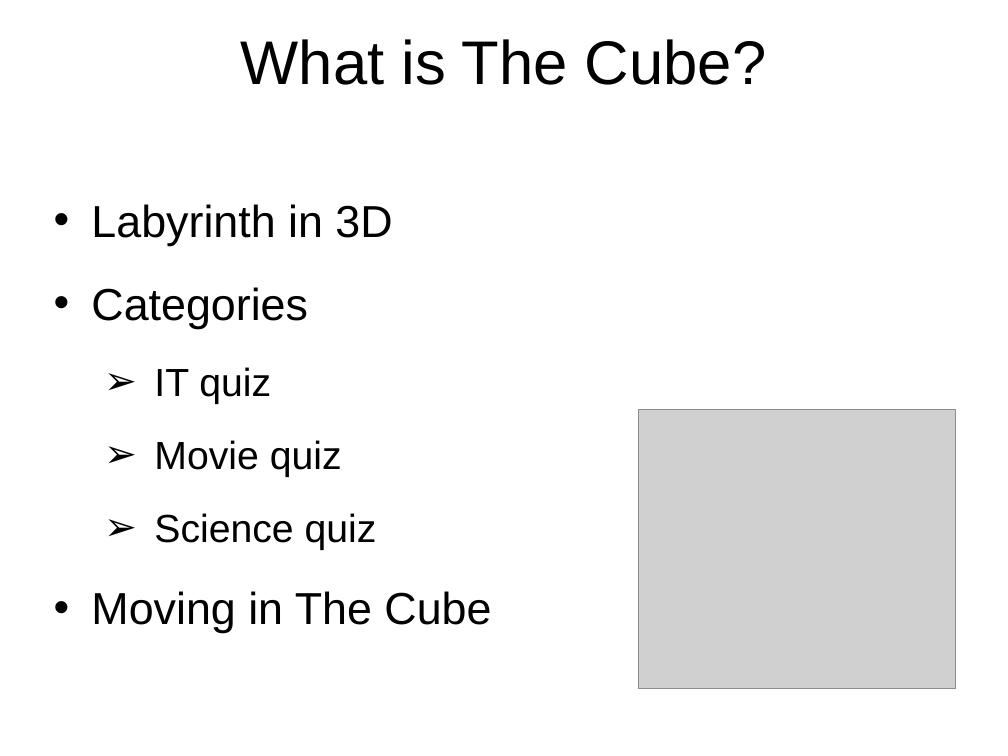
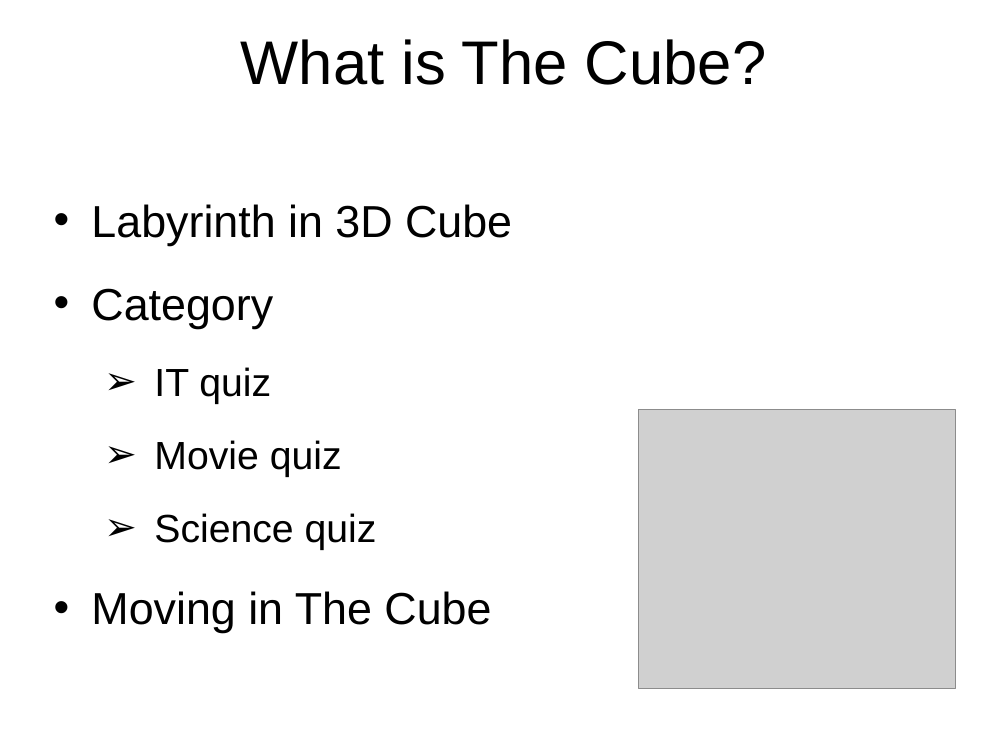
Before and after one commit to nencho83/CyclopsKing, a slide deck: slide 2 of Cyclops King - Game Presentation.ppt. Drawn at 1008x756 pixels with LibreOffice and Linux fonts; fonts in the diff are those of the drawing; grey boxes stand for pictures; background and template pictures are left out. Boxes give left, top, right and bottom in pixels: in the first picture for what was removed or moved away, otherwise in the second. Text is boxed around its words. In the diff, an @@ line names an element or a change of style, - is before the commit and + after.

Commit message:
Added two more slides.

```diff
--- a/Cyclops King - Game Presentation.ppt
+++ b/Cyclops King - Game Presentation.ppt
@@ text at (91,204,512,329): text changed @@
-• Labyrinth in 3D
-• Categories
+• Labyrinth in 3D Cube
+• Category
```
Also in this commit, not shown: 1 other slide changed, 2 slides added.
